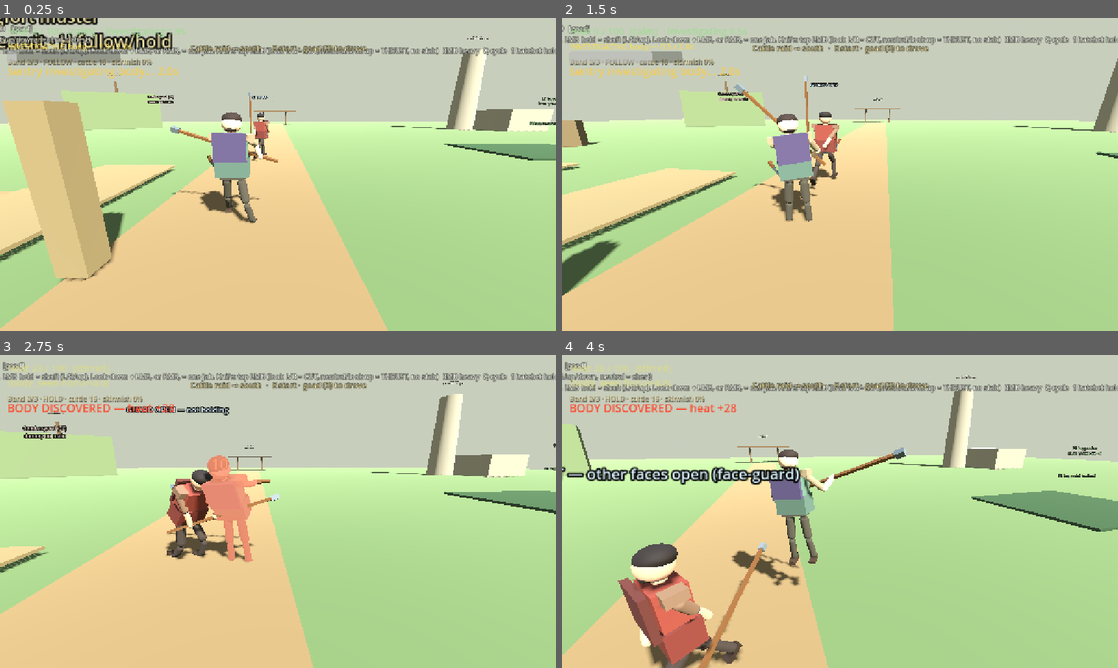
Above: before the commit, frames 1-4 (two rows, left to right).
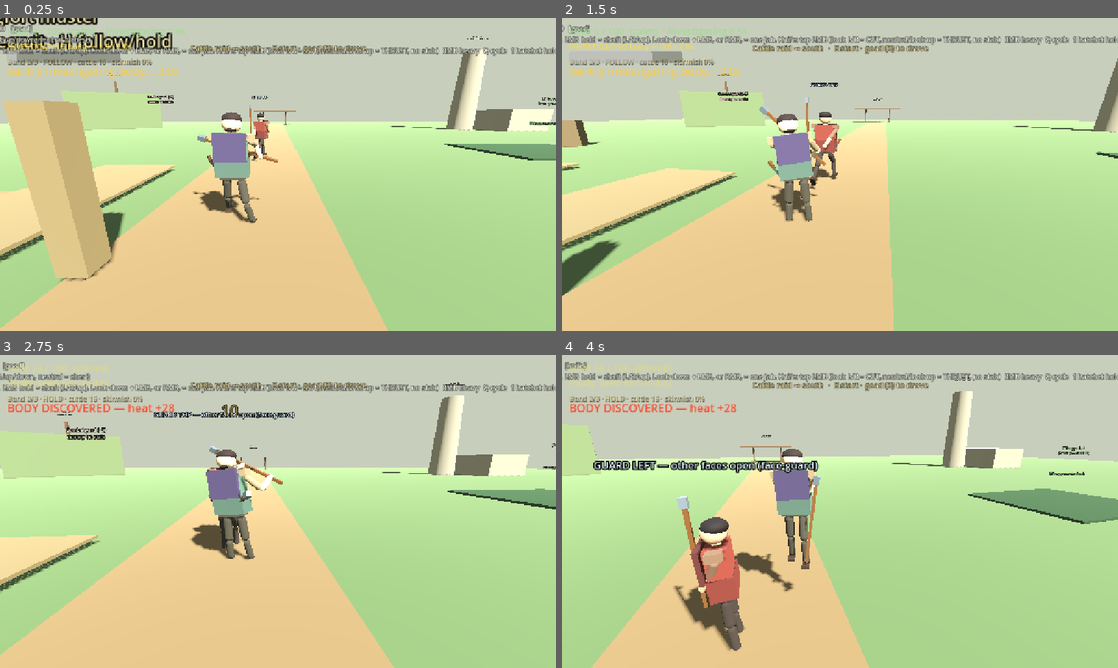
Above: after the commit, the same moments.

Repository: fortins4/devPlayground
Game: Godot game, scene res://scenes/main/main.tscn
The game is run twice, just before and just after one commit, with the same random seed, the same clock (stepped at 60 frames per second) and the same inputs.
Inputs (mouse positions are in pixels of both pictures, inside the frame that each line leads up to):
- Up to frame 1 (0.25 s): no input
- Up to frame 2 (1.5 s): tap Enter at 0.5 s; move the mouse to (867, 174) at 0.52 s; hold Right mouse button (attack_heavy) 0.53-1.28 s; hold W (move_forward) from 0.53 s (still down); click (867, 174) at 0.67 s; tap Space (jump) at 0.77 s; move the mouse to (812, 174) at 1.27 s; click (812, 174) at 1.35 s
- Up to frame 3 (2.75 s): keep holding W (move_forward); tap Space (jump) at 1.52 s; move the mouse to (289, 505) at 2.02 s; hold H (band_toggle) from 2.03 s (still down)
- Up to frame 4 (4 s): keep holding W (move_forward); move the mouse to (834, 517) at 2.77 s; release H (band_toggle) at 2.78 s; tap Ctrl (crouch) at 2.85 s; click (834, 517) at 2.92 s; tap Space (jump) at 3.02, 3.77 s; move the mouse to (878, 514) at 3.52 s; hold Q (cycle_weapon) from 3.53 s (still down)

The runs differ from the first frame. In frame 1, 0.1% of the frame differs, in the area x 30-46%, y 23-57%; in frame 2, 0.2%; in frame 3, 18%; in frame 4, 19%, in the area x 0-100%, y 2-100%.

Commit message:
feat(combat): shorten the goad and seat it at the shoulder
The shaft is 1.30 m at the same thickness, with the same gray head. Stowed, the head sits beside the right shoulder and the butt stays just off the grass against the back. Reach and the grip span follow the shorter wood. Damage, timings, and the draw path are unchanged.

Diff:
--- a/scenes/characters/npcs/dummy_fighter.tscn
+++ b/scenes/characters/npcs/dummy_fighter.tscn
@@ -24,7 +24,7 @@
 size = Vector3(0.2, 0.12, 0.04)
 
 [sub_resource type="BoxMesh" id="Mesh_goad"]
-size = Vector3(0.045, 1.75, 0.045)
+size = Vector3(0.045, 1.30, 0.045)
 
 [sub_resource type="BoxMesh" id="Mesh_goad_tip"]
 size = Vector3(0.08, 0.12, 0.08)
@@ -76,12 +76,12 @@
 visible = false
 
 [node name="Staff" type="MeshInstance3D" parent="WeaponVisual/Goad"]
-transform = Transform3D(1, 0, 0, 0, 1, 0, 0, 0, 1, 0, 0.62, 0)
+transform = Transform3D(1, 0, 0, 0, 1, 0, 0, 0, 1, 0, 0.395, 0)
 mesh = SubResource("Mesh_goad")
 surface_material_override/0 = SubResource("Mat_wood")
 
 [node name="Tip" type="MeshInstance3D" parent="WeaponVisual/Goad"]
-transform = Transform3D(1, 0, 0, 0, 1, 0, 0, 0, 1, 0, 1.52, 0)
+transform = Transform3D(1, 0, 0, 0, 1, 0, 0, 0, 1, 0, 1.07, 0)
 mesh = SubResource("Mesh_goad_tip")
 surface_material_override/0 = SubResource("Mat_iron")
 
--- a/scenes/characters/player/player.tscn
+++ b/scenes/characters/player/player.tscn
@@ -39,7 +39,7 @@
 size = Vector3(0.04, 0.09, 0.036)
 
 [sub_resource type="BoxMesh" id="Mesh_goad"]
-size = Vector3(0.045, 1.75, 0.045)
+size = Vector3(0.045, 1.30, 0.045)
 
 [sub_resource type="BoxMesh" id="Mesh_goad_tip"]
 size = Vector3(0.08, 0.12, 0.08)
@@ -106,12 +106,12 @@
 visible = false
 
 [node name="Staff" type="MeshInstance3D" parent="WeaponVisual/Goad"]
-transform = Transform3D(1, 0, 0, 0, 1, 0, 0, 0, 1, 0, 0.62, 0)
+transform = Transform3D(1, 0, 0, 0, 1, 0, 0, 0, 1, 0, 0.395, 0)
 mesh = SubResource("Mesh_goad")
 surface_material_override/0 = SubResource("Mat_wood")
 
 [node name="Tip" type="MeshInstance3D" parent="WeaponVisual/Goad"]
-transform = Transform3D(1, 0, 0, 0, 1, 0, 0, 0, 1, 0, 1.52, 0)
+transform = Transform3D(1, 0, 0, 0, 1, 0, 0, 0, 1, 0, 1.07, 0)
 mesh = SubResource("Mesh_goad_tip")
 surface_material_override/0 = SubResource("Mat_iron")
 
--- a/scripts/characters/shared/kerne_mesh_builder.gd
+++ b/scripts/characters/shared/kerne_mesh_builder.gd
@@ -269,23 +269,22 @@
 		bk_b.position = Vector3(0.0, -0.12, 0.0)
 		belt_knife.add_child(bk_b)
 
-		# Same goad as the hands: full 1.75 shaft and gray head. Not scaled.
-		# Head just off the right shoulder, under the skull. Butt on the back plane,
-		# lifted just enough that it clears the grass without standing over the skull.
+		# Same goad as the hands: 1.30 shaft, same 0.045 thickness, same gray head.
+		# Head beside the right shoulder. Butt just off the grass, against the back.
 		var back_goad := Node3D.new()
 		back_goad.name = "BackGoad"
-		back_goad.position = Vector3(0.056, -0.760, -0.199)
-		back_goad.rotation_degrees = Vector3(0.32, -0.05, -8.1)
+		back_goad.position = Vector3(0.189, -0.648, 0.209)
+		back_goad.rotation_degrees = Vector3(-2.50, 0.39, -8.92)
 		torso.add_child(back_goad)
 		var goad_mesh := BoxMesh.new()
-		goad_mesh.size = Vector3(0.045, 1.75, 0.045)
+		goad_mesh.size = Vector3(0.045, 1.30, 0.045)
 		var goad_mi := _mesh_inst(goad_mesh, wood, "Staff")
-		goad_mi.position = Vector3(0.0, 0.62, 0.0)
+		goad_mi.position = Vector3(0.0, 0.395, 0.0)
 		back_goad.add_child(goad_mi)
 		var tip_mesh := BoxMesh.new()
 		tip_mesh.size = Vector3(0.08, 0.12, 0.08)
 		var tip_mi := _mesh_inst(tip_mesh, iron, "Tip")
-		tip_mi.position = Vector3(0.0, 1.52, 0.0)
+		tip_mi.position = Vector3(0.0, 1.07, 0.0)
 		back_goad.add_child(tip_mi)
 
 	return {
--- a/systems/combat/combat_system.gd
+++ b/systems/combat/combat_system.gd
@@ -151,14 +151,14 @@
 		&"heavy": {"damage": 28.0, "windup": 0.34, "active": 0.16, "reach": 1.5},
 	},
 	Weapon.KNIFE: {
-		# Longer than the old chest-tuck, still short of the goad (1.65 / 2.2).
+		# Longer than the old chest-tuck, still short of the goad (1.23 / 1.63).
 		&"light": {"damage": 8.0, "windup": 0.06, "active": 0.1, "reach": 1.28},
 		&"heavy": {"damage": 16.0, "windup": 0.12, "active": 0.12, "reach": 1.42},
 	},
 	Weapon.GOAD: {
 		# Hold-release: tap/early = light, full 0.75s = heavy. Power lerps between.
-		&"light": {"damage": 10.0, "windup": 0.18, "active": 0.14, "reach": 1.65},
-		&"heavy": {"damage": 22.0, "windup": 0.30, "active": 0.18, "reach": 2.2},
+		&"light": {"damage": 10.0, "windup": 0.18, "active": 0.14, "reach": 1.23},
+		&"heavy": {"damage": 22.0, "windup": 0.30, "active": 0.18, "reach": 1.63},
 	},
 }
 
@@ -533,7 +533,7 @@
 	if current_weapon == Weapon.GOAD and direction == StrikeDirection.BOTTOM:
 		windup *= 0.72
 		active *= 0.85
-		reach += 0.2
+		reach += 0.15
 	# Knife top is a chest-height thrust: farther than a side cut, still short of the goad.
 	if current_weapon == Weapon.KNIFE and direction == StrikeDirection.TOP:
 		windup *= 0.82
--- a/systems/combat/tool_strike_poses.gd
+++ b/systems/combat/tool_strike_poses.gd
@@ -966,16 +966,17 @@
 
 
 static func _shaft_span(slide: float) -> Vector2:
-	var center := 0.62 - slide
-	return Vector2(center - 0.875, center + 0.875)
+	# 1.30 shaft. Wood runs local y -0.255 .. 1.045. Center sits at 0.395.
+	var center := 0.395 - slide
+	return Vector2(center - 0.65, center + 0.65)
 
 
 static func _slide_for(current: float, t_hand: float, t_off: float) -> float:
 	var lo := minf(t_hand, t_off) - 0.06
 	var hi := maxf(t_hand, t_off) + 0.06
-	# Segment is [-0.255 - slide, 1.495 - slide].
+	# Segment is [-0.255 - slide, 1.045 - slide].
 	var slide_min := -0.255 - lo
-	var slide_max := 1.495 - hi
+	var slide_max := 1.045 - hi
 	if slide_min > slide_max:
 		return current
 	return clampf(current, slide_min, slide_max)
@@ -985,7 +986,7 @@
 	var best := Vector3.INF
 	var best_score := 999.0
 	for i in 25:
-		var t := lerpf(-1.15, 1.35, float(i) / 24.0)
+		var t := lerpf(-0.20, 1.00, float(i) / 24.0)
 		if absf(t) < 0.18:
 			continue
 		var p: Vector3 = origin + axis * t
